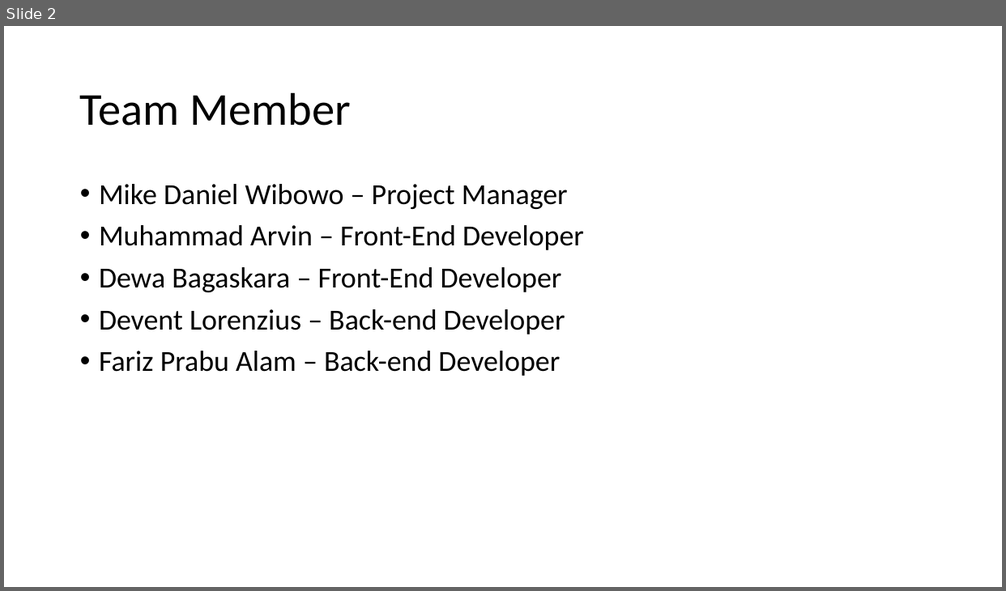
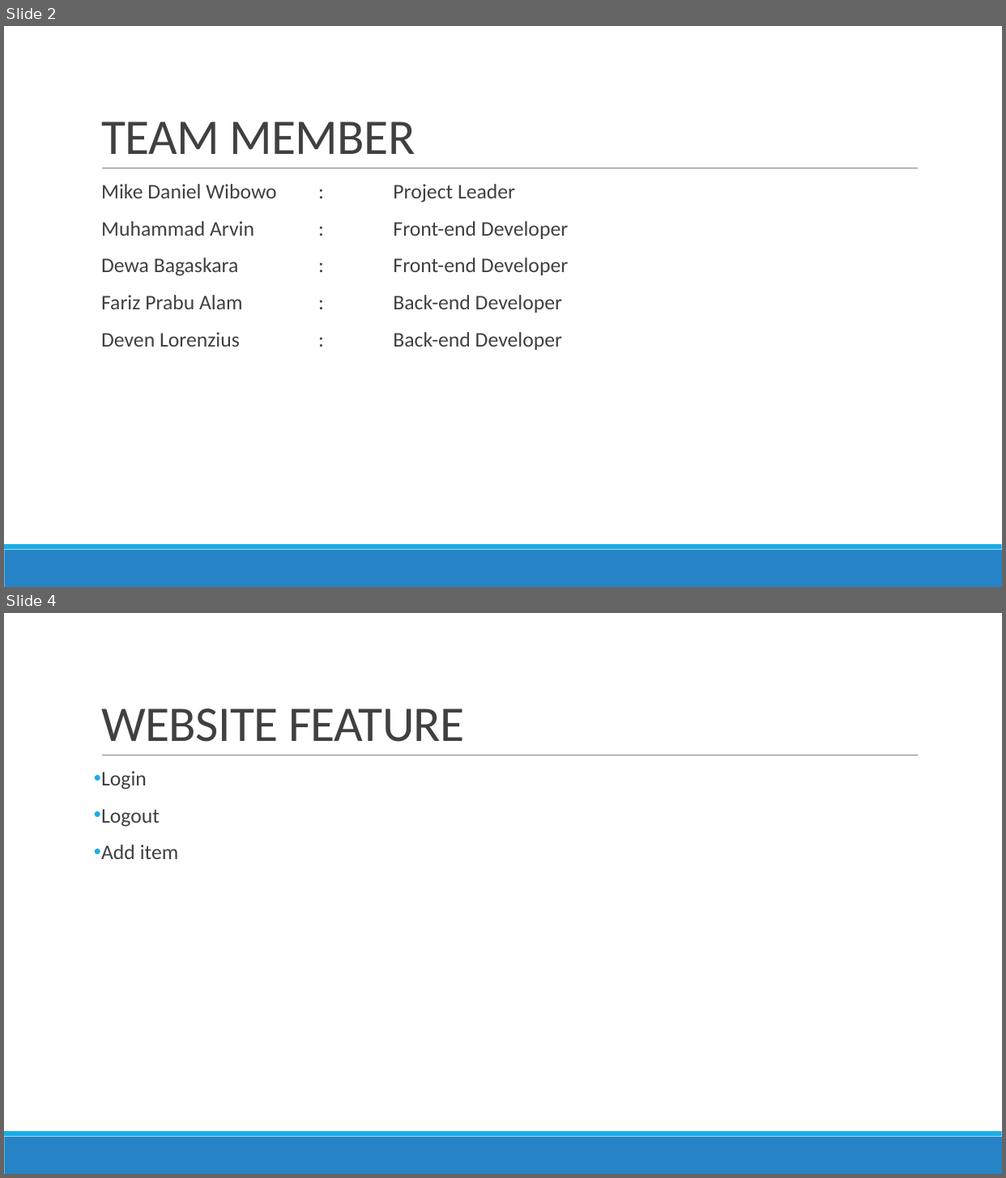
Before and after one commit to Ouroline/SE-Project, a slide deck: PP SE.pptx. Shown one above the other, each under a label of ours: slide 2 before the commit, slides 2 and 4 after it; the slides between them are not shown. The pictures are 1006x591 and 1006x1178 pixels, drawn with LibreOffice and Linux fonts; fonts in the diff are those of the drawing. Boxes give left, top, right and bottom in pixels: in the first picture for what was removed or moved away, otherwise in the second. Text is boxed around its words. In the diff, an @@ line names an element or a change of style, - is before the commit and + after.

```diff
--- a/PP SE.pptx
+++ b/PP SE.pptx
@@ slide 4 added at [4,613,1002,1174], background #FFFFFF; not listed: 3 template elements that a slide beside it also shows @@
@@ title added at [101,709,465,742], 48 pt, text #404040 @@
+WEBSITE FEATURE
@@ text added at [101,771,179,859], 20 pt, text #404040 @@
+• Login
+• Logout
+• Add item
@@ slide 2 changed as well @@
@@ title "TEAM MEMBER" at [101,122,415,154]: vertical alignment middle to bottom @@
@@ title at [101,122,415,154]: text changed; size 44 to 48 pt; text colour #000000 to #404040 @@
-Team Member
+TEAM MEMBER
@@ line added from (102, 169) to (918, 169), #808080 0.5 pt @@
@@ text at [101,184,568,350]: text changed; size 28 to 20 pt; text colour #000000 to #404040 @@
-• Mike Daniel Wibowo – Project Manager
-• Muhammad Arvin – Front-End Developer
-• Dewa Bagaskara – Front-End Developer
-• Devent Lorenzius – Back-end Developer
-• Fariz Prabu Alam – Back-end Developer
+  Mike Daniel Wibowo : Project Leader
+  Muhammad Arvin : Front-end Developer
+  Dewa Bagaskara : Front-end Developer
+  Fariz Prabu Alam : Back-end Developer
+  Deven Lorenzius : Back-end Developer
@@ rectangle added at [4,550,1002,587], fill #2683C6 @@
@@ rectangle added at [4,544,1002,550], fill #1CADE4 @@
```
Also in this commit, not shown: 1 other slide changed, 3 other slides added, 2 slides removed.
